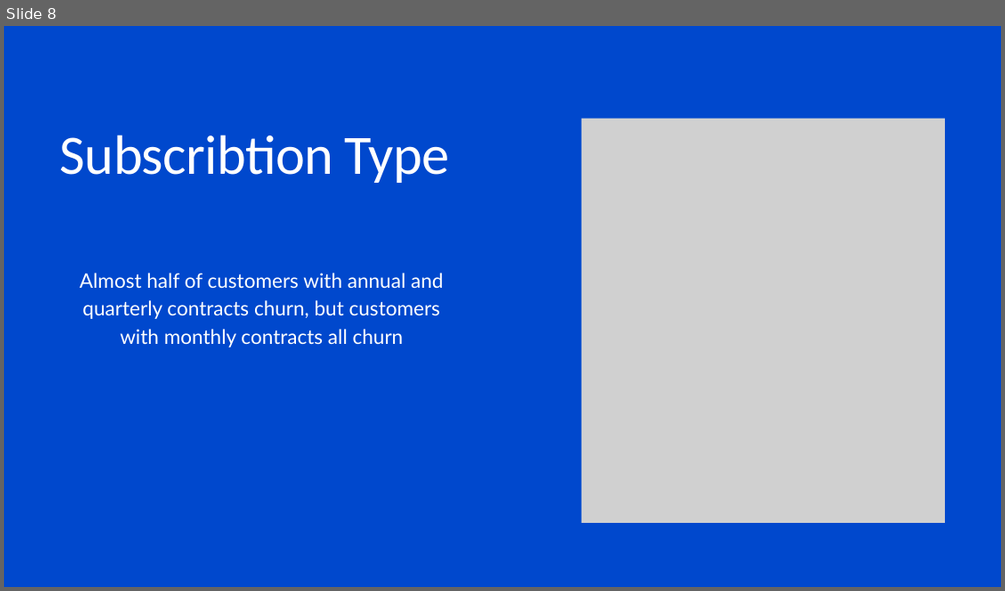
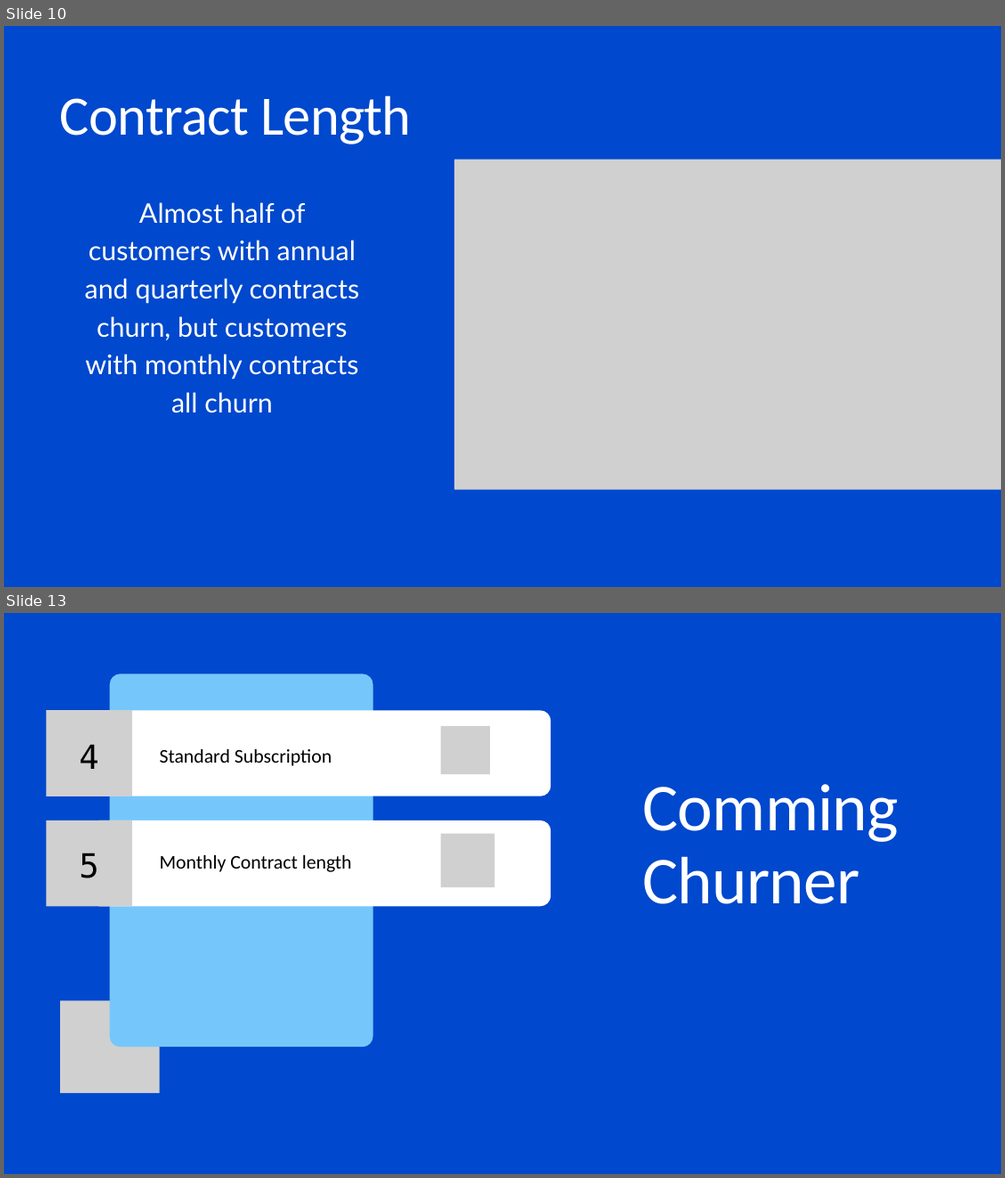
Before and after one commit to Mostafadars/Data-Analysis-DEPI, a slide deck: Customer Churn/Customer Churn Presentation.pptx. Shown one above the other, each under a label of ours: slide 8 before the commit, slides 10 and 13 after it; the slides between them are not shown. The pictures are 1005x591 and 1005x1178 pixels, drawn with LibreOffice and Linux fonts; fonts in the diff are those of the drawing; grey boxes stand for pictures. Boxes give left, top, right and bottom in pixels: in the first picture for what was removed or moved away, otherwise in the second. Text is boxed around its words. In the diff, an @@ line names an element or a change of style, - is before the commit and + after.

```diff
--- a/Customer Churn/Customer Churn Presentation.pptx
+++ b/Customer Churn/Customer Churn Presentation.pptx
@@ slide 13 added at [4,613,1001,1174], background #0048CD @@
@@ freeform shape added at [110,674,372,1046], fill #75C7FB @@
@@ picture added at [46,710,132,796] @@
@@ freeform shape added at [89,710,550,796], fill #FFFFFF @@
@@ text added at [79,744,98,769], 48 pt, text #000000 @@
+4
@@ picture added at [441,726,490,774] @@
@@ text added at [160,749,332,766], 28 pt, text #000000 @@
+Standard Subscription
@@ text added at [643,784,899,904], 96.8 pt, text #FFFFFF @@
+Comming Churner
@@ picture added at [46,820,132,907] @@
@@ freeform shape added at [89,820,550,906], fill #FFFFFF @@
@@ text added at [79,852,98,878], 48 pt, text #000000 @@
+5
@@ picture added at [441,834,494,887] @@
@@ text added at [160,855,352,872], 28 pt, text #000000 @@
+Monthly Contract length
@@ picture added at [60,1000,159,1093] @@
@@ what was slide 8 is now slide 10 @@
@@ slide 10 changed as well @@
@@ text added at [60,95,411,144], 80.2 pt, text #FFFFFF @@
+Contract Length
@@ text removed at [60,135,450,183] @@
-Subscribtion Type
@@ picture: place and size @@
-picture at [581,119,945,523]
+picture at [454,160,1001,490]
@@ text "Almost half of customers with ...": place and size @@
-text "Almost half of customers with ..." at [80,273,443,347]
+text "Almost half of customers with ..." at [85,202,360,413]
@@ text "Almost half of customers with ..." at [85,202,360,413]: size 29 to 39.1 pt; line spacing 40.6pt to 54.7pt @@
```
Also in this commit, not shown: 7 other slides changed, 8 other slides added.
